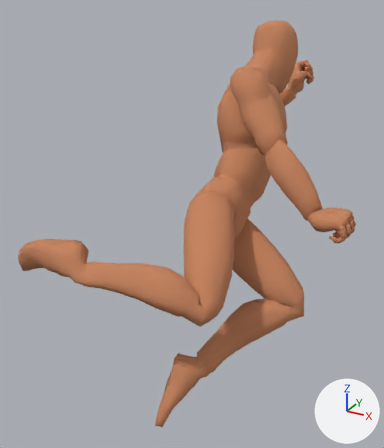
One commit to the Blender file rigs/human/animation-human-death-B.blend: the scene before it, then after it.
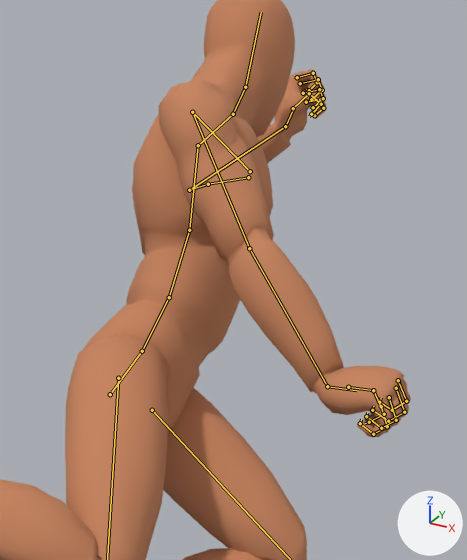
Each version is shown whole from a 50 mm camera at (0.779, -1.486, 1.759) aimed at (-0.169, 0.236, 0.898), then close up on the part from 39% to 100% of the width and 6% to 68% of the height. Lighting does not change. The marker at lower right points along +X, +Y and +Z. The last two pictures show the newer version. Both versions are drawn at frame 16 of the action 'Death_B'; the numbers are the values there. The bones that change, and the others that lie on the model, are drawn over the model as lines in the close-ups.

Names of what the first close-up shows: 'Mannequin'.
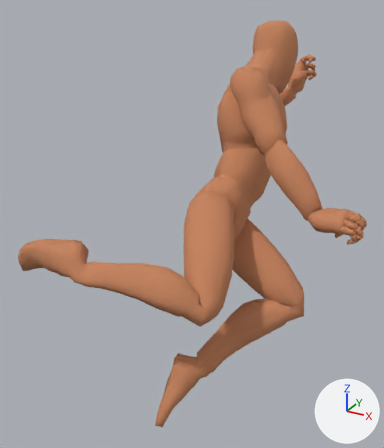
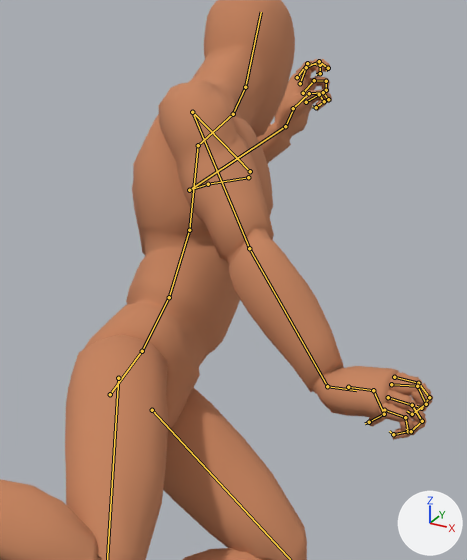
Location of each change, (x1, y1, x2, y2) in pixels of the close-ups (467 x 560 px):
'Mannequin', posed: before (0, 0, 411, 560); after (0, 0, 433, 560)

The change in detail:
Bone 'DRV_f_index_01_L' (bone_drv_f_index_01_l) turns from (72, -4, 1) to (21, 5, 2) degrees about its own x, y and z.
Bone 'DRV_f_middle_01_L' (bone_drv_f_middle_01_l) turns from (72, -2, 3) to (0, 4, 6) degrees about its own x, y and z.
Bone 'DRV_f_middle_02_L' (bone_drv_f_middle_02_l) turns from (72, 5, -2) to (50, 2, -6) degrees about its own x, y and z.
Bone 'DRV_f_pinky_01_L' (bone_drv_f_pinky_01_l) turns from (72, -1, 3) to (42, -1, 1) degrees about its own x, y and z.
Bone 'DRV_f_pinky_02_L' (bone_drv_f_pinky_02_l) turns from (72, 6, -1) to (91, 5, -9) degrees about its own x, y and z.
Bone 'DRV_f_Ring_01_L' (bone_drv_f_ring_01_l) turns from (72, -2, 2) to (20, -2, 6) degrees about its own x, y and z.
Bone 'DRV_f_Ring_03_L' (bone_drv_f_ring_03_l) turns from (72, 3, -10) to (70, -4, -9) degrees about its own x, y and z.
Bone 'DRV_thumb_02_L' (bone_drv_thumb_02_l) turns from (64, -2, 46) to (48, -9, -10) degrees about its own x, y and z.
Bone 'DRV_thumb_03_L' (bone_drv_thumb_03_l) turns from (61, -8, 32) to (43, 44, 26) degrees about its own x, y and z.
Bone 'DRV_f_index_01_R' (bone_drv_f_index_01_r) moves from (0.0, 0.0, 0.0) to (0.0, -0.006, -0.006).
Bone 'DRV_f_index_01_R' (bone_drv_f_index_01_r) turns from (70, -5, 10) to (10, 4, 7) degrees about its own x, y and z.
Bone 'DRV_f_index_02_R' (bone_drv_f_index_02_r) turns from (70, -5, 10) to (39, -7, 14) degrees about its own x, y and z.
Bone 'DRV_f_middle_01_R' (bone_drv_f_middle_01_r) moves from (0.0, 0.0, 0.0) to (0.0, -0.007, -0.006).
Bone 'DRV_f_middle_01_R' (bone_drv_f_middle_01_r) turns from (70, -7, 8) to (-6, 3, 5) degrees about its own x, y and z.
Bone 'DRV_f_pinky_01_R' (bone_drv_f_pinky_01_r) moves from (0.0, 0.0, 0.0) to (0.001, 0.005, 0.006).
Bone 'DRV_f_pinky_01_R' (bone_drv_f_pinky_01_r) turns from (70, -8, 7) to (13, 13, 2) degrees about its own x, y and z.
Bone 'DRV_f_Ring_01_R' (bone_drv_f_ring_01_r) moves from (0.0, 0.0, 0.0) to (0.0, -0.002, -0.001).
Bone 'DRV_f_Ring_01_R' (bone_drv_f_ring_01_r) turns from (70, -7, 9) to (13, 13, 2) degrees about its own x, y and z.
Bone 'DRV_f_Ring_02_R' (bone_drv_f_ring_02_r) turns from (70, -7, 9) to (43, -10, 11) degrees about its own x, y and z.
